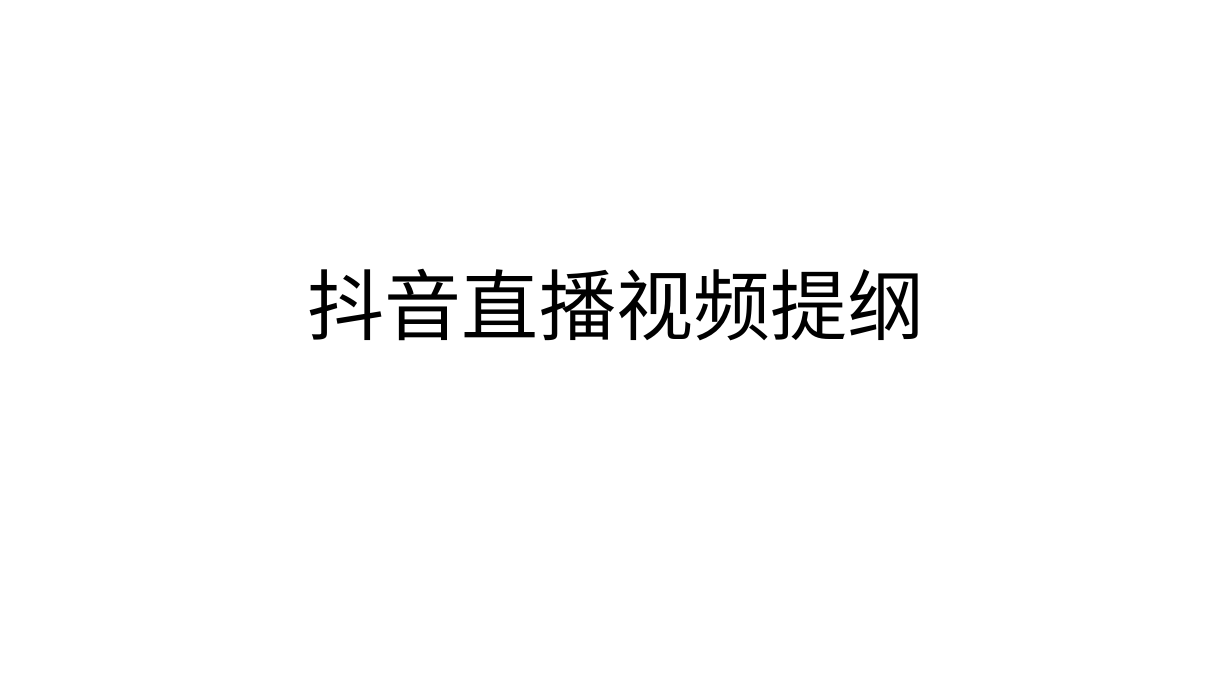
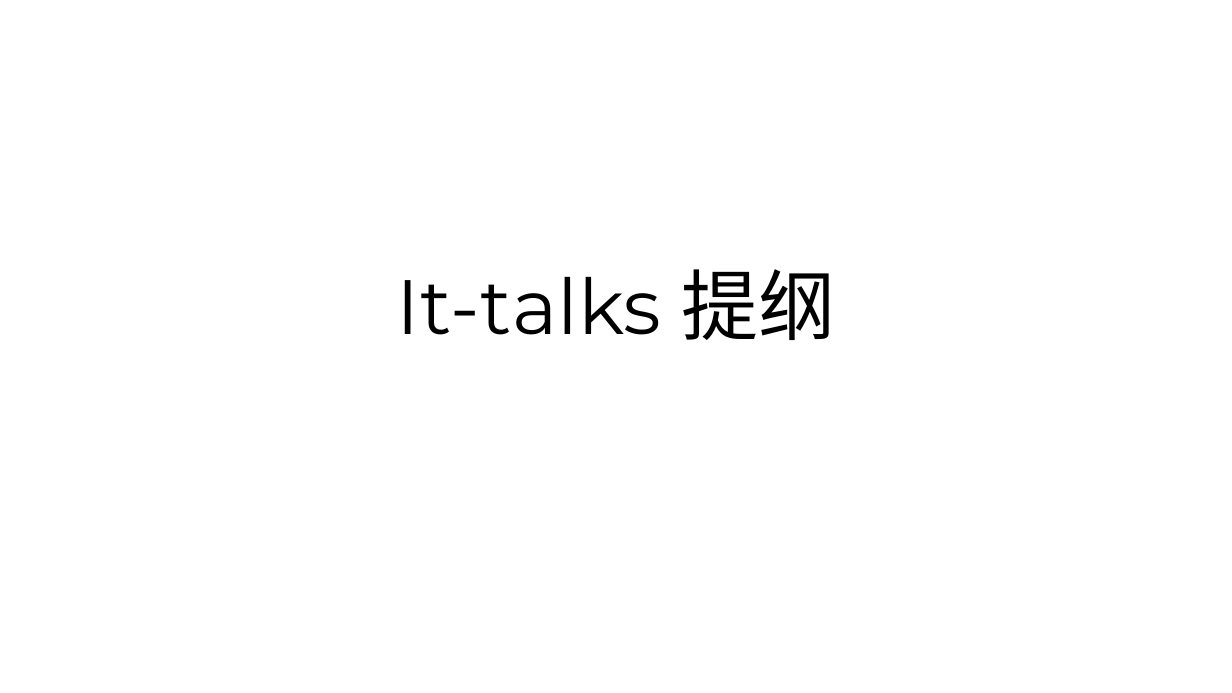
Before and after one commit to GavinKoeng/it-talks, a slide deck: slide 1 of it-talks.pptx. Drawn at 1232x693 pixels with LibreOffice and Linux fonts; fonts in the diff are those of the drawing. Boxes give left, top, right and bottom in pixels: in the first picture for what was removed or moved away, otherwise in the second. Text is boxed around its words. In the diff, an @@ line names an element or a change of style, - is before the commit and + after.

Commit message:
it-talks.pptx: 更新“我的编程语言”视频组提纲

```diff
--- a/it-talks.pptx
+++ b/it-talks.pptx
@@ title at <box>397,269,835,340</box>: text changed @@
-抖音直播视频提纲
+It-talks 提纲
```
Also in this commit, not shown: 3 other slides changed, 7 slides added.
